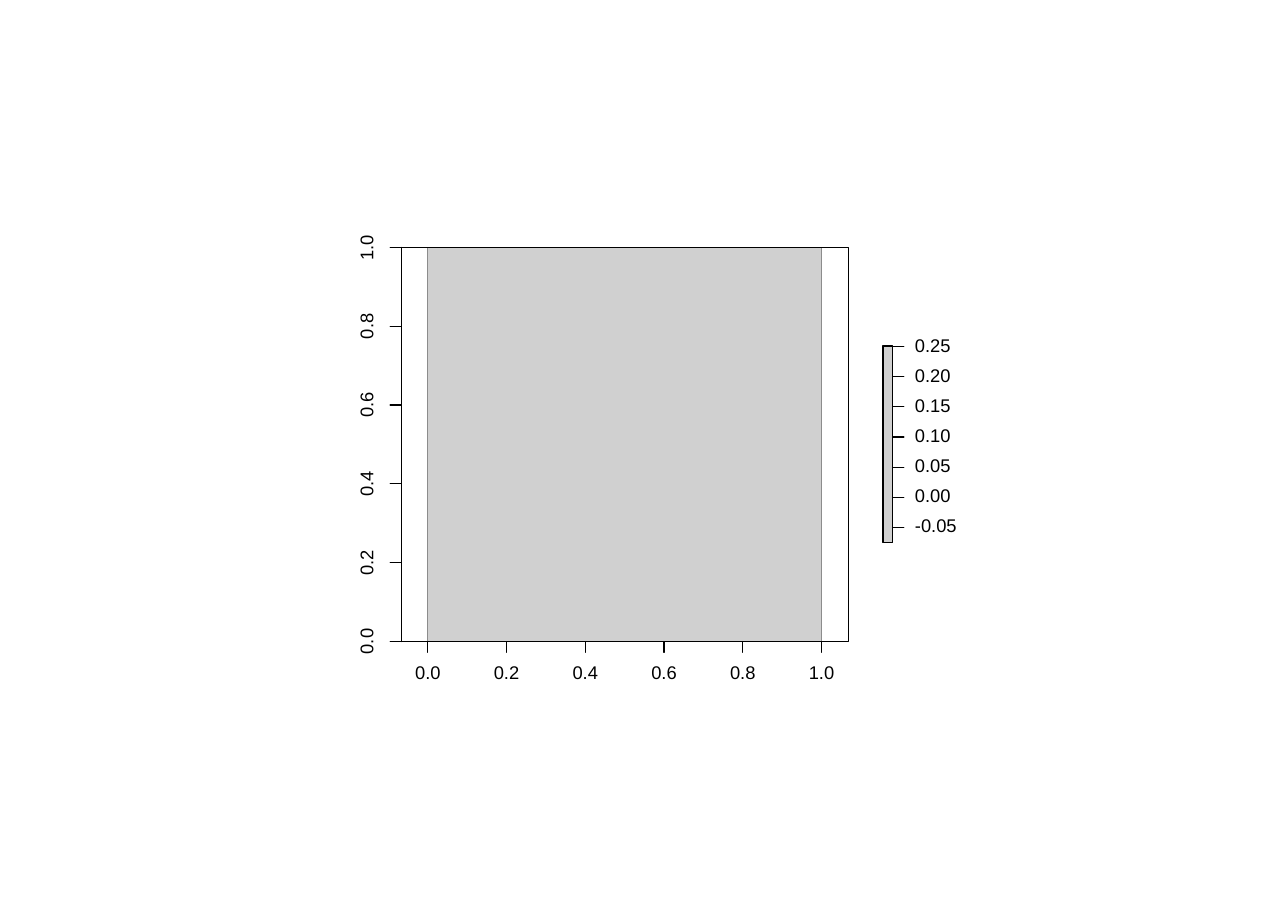
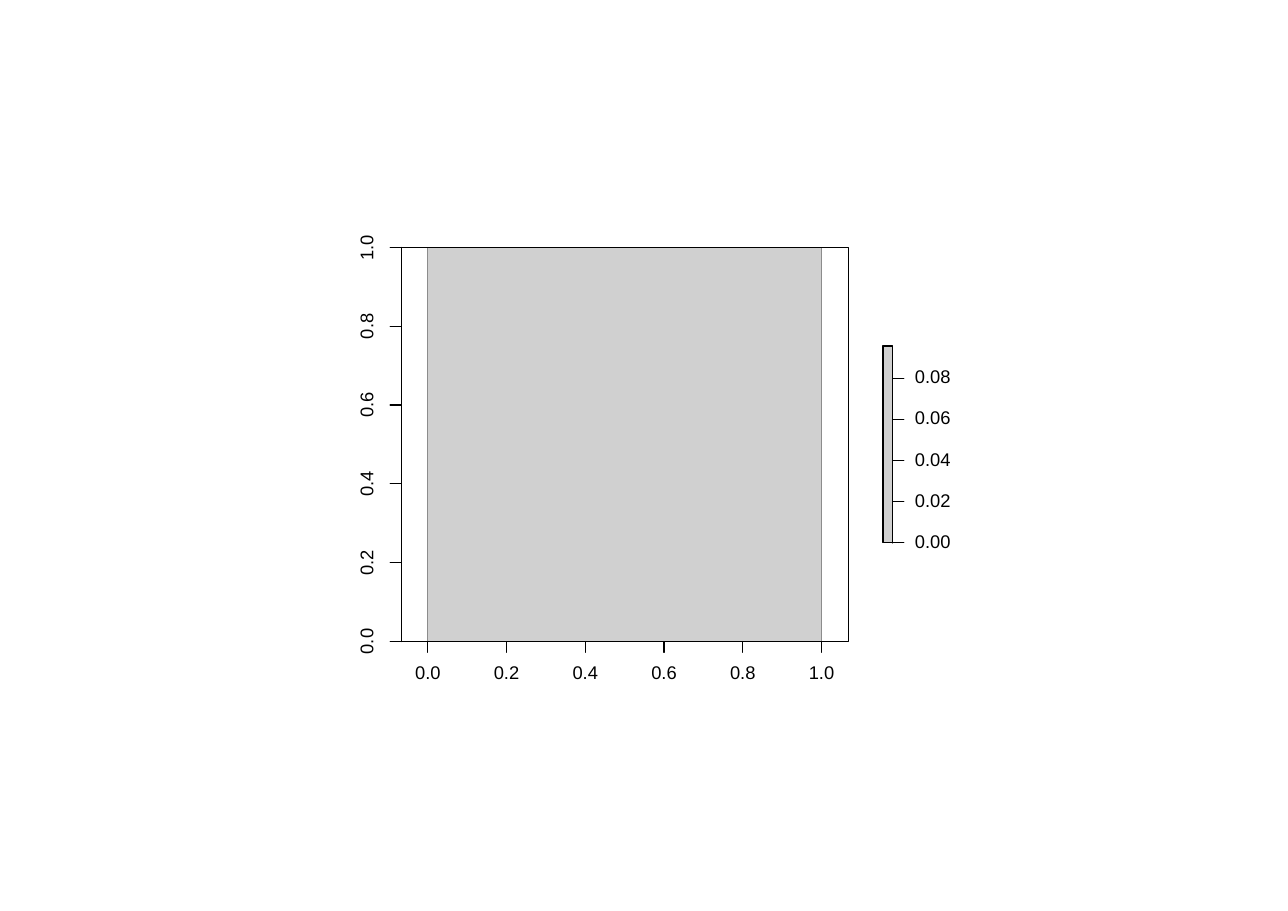
Before and after one commit to YunyiShen/IsingOccu, a slide deck: slide 1 of R/Results/TJHcarn_envmat.pptx. Drawn at 1288x911 pixels with LibreOffice and Linux fonts; fonts in the diff are those of the drawing; grey boxes stand for pictures. Boxes give left, top, right and bottom in pixels: in the first picture for what was removed or moved away, otherwise in the second. Text is boxed around its words. In the diff, an @@ line names an element or a change of style, - is before the commit and + after.

```diff
--- a/R/Results/TJHcarn_envmat.pptx
+++ b/R/Results/TJHcarn_envmat.pptx
@@ group removed at (893, 339, 951, 382): 2 freeform shapes, 2 texts @@
-0.20
-0.25
@@ freeform shape: place and size @@
-freeform shape at (893, 406, 904, 406)
+freeform shape at (893, 379, 904, 379)
@@ freeform shape: place and size @@
-freeform shape at (893, 347, 893, 527)
+freeform shape at (893, 379, 893, 543)
@@ text at (915, 370, 951, 383): text changed @@
-0.05
+0.08
@@ freeform shape: place and size @@
-freeform shape at (893, 437, 904, 437)
+freeform shape at (893, 419, 904, 419)
@@ text at (915, 411, 951, 424): text changed @@
-0.15
+0.06
@@ freeform shape: place and size @@
-freeform shape at (893, 467, 904, 467)
+freeform shape at (893, 460, 904, 460)
@@ text at (915, 453, 951, 466): text changed @@
--0.05
+0.04
@@ freeform shape: place and size @@
-freeform shape at (893, 496, 904, 496)
+freeform shape at (893, 502, 904, 502)
@@ text at (915, 494, 951, 507): text changed @@
-0.10
+0.02
@@ text "0.00": place and size @@
-text "0.00" at (915, 489, 951, 502)
+text "0.00" at (915, 535, 951, 548)
@@ freeform shape: place and size @@
-freeform shape at (893, 527, 904, 527)
+freeform shape at (893, 543, 904, 543)
```
Also in this commit, not shown: 12 other files.
